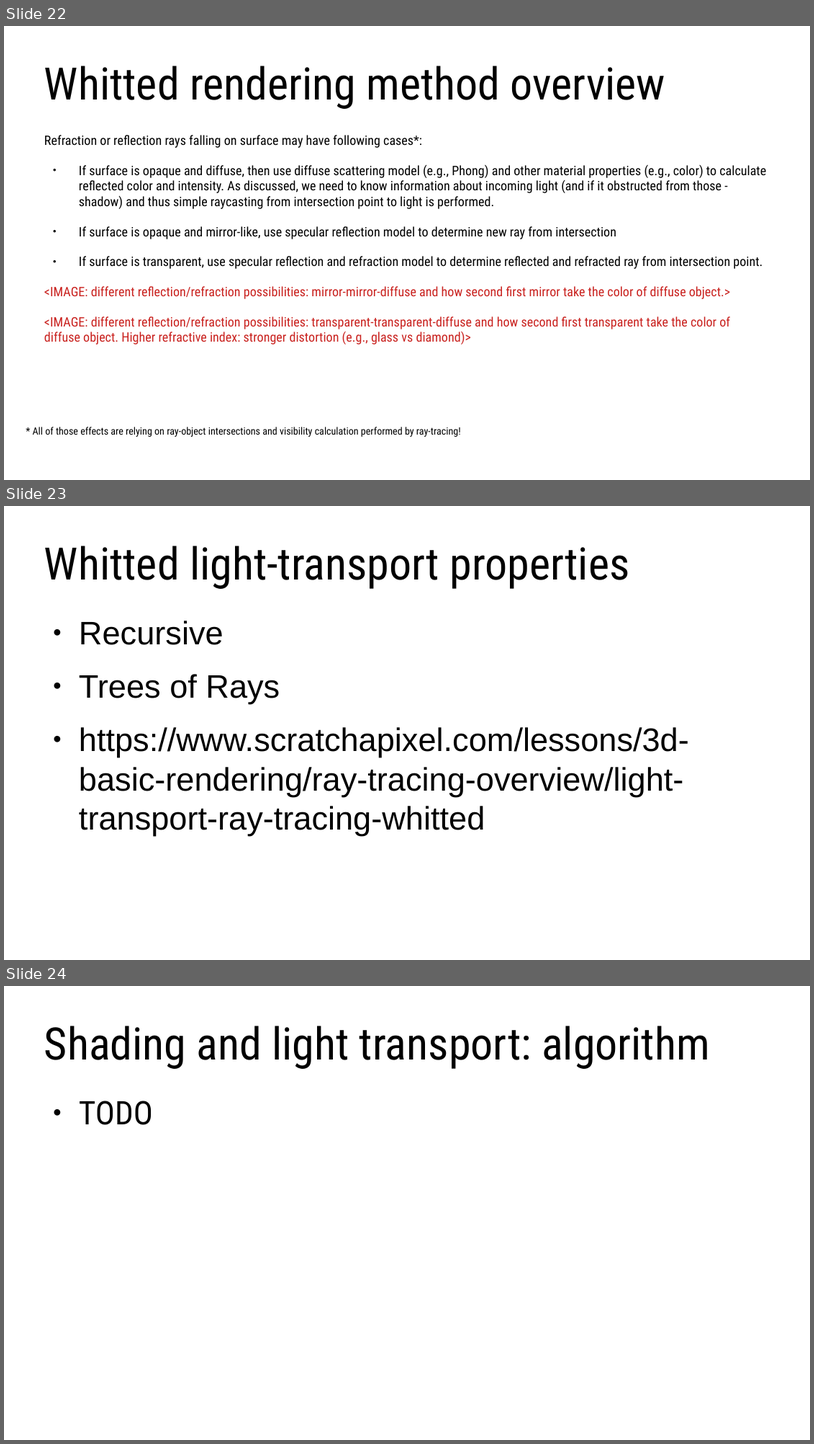
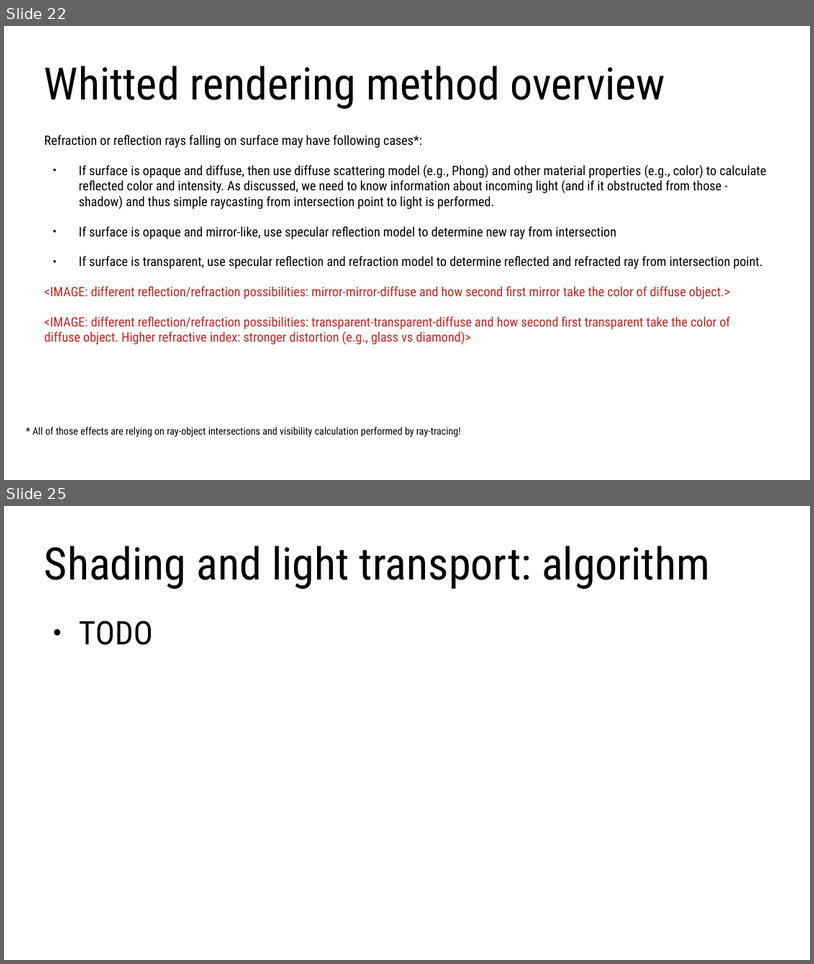
Before and after one commit to lorentzo/IntroductionToComputerGraphics, a slide deck: lectures/foundations_rendering/foundations_raytracing.odp. Shown one above the other, each under a label of ours: slides 22, 23 and 24 before the commit, slides 22 and 25 after it; the slides between them are not shown. The pictures are 814x1444 and 814x964 pixels, drawn with LibreOffice and Linux fonts; fonts in the diff are those of the drawing. Boxes give left, top, right and bottom in pixels: in the first picture for what was removed or moved away, otherwise in the second. Text is boxed around its words. In the diff, an @@ line names an element or a change of style, - is before the commit and + after.

Commit message:
rendering fundamentals

```diff
--- a/lectures/foundations_rendering/foundations_raytracing.odp
+++ b/lectures/foundations_rendering/foundations_raytracing.odp
@@ slide 23 removed at box(4, 506, 810, 960), background #FFFFFF @@
@@ title removed at box(44, 546, 630, 589) @@
-Whitted light-transport properties
@@ text removed at box(79, 620, 689, 835) @@
-● Recursive
-● Trees of Rays
-● https://www.scratchapixel.com/lessons/3d-basic-rendering/ray-tracing-overview/light-transport-ray-tracing-whitted
@@ what was slide 24 is now slide 25 @@
```
Also in this commit, not shown: 1 slide changed, 2 slides added, 3 other files.
